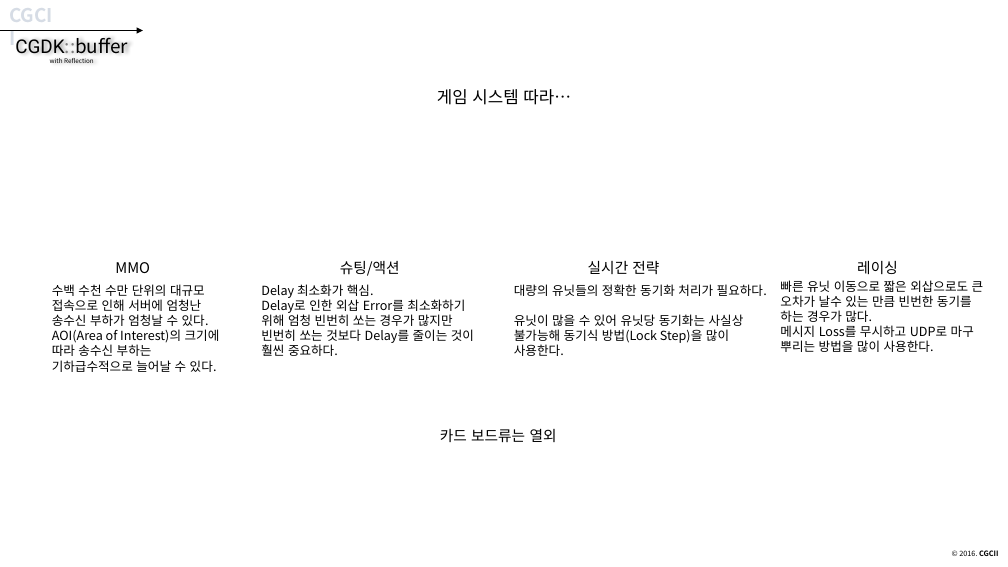
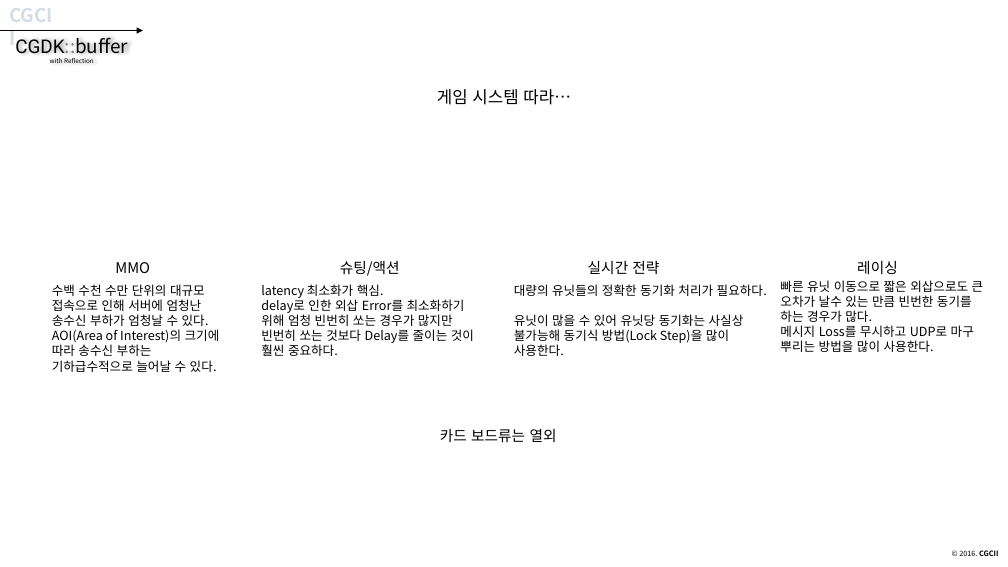
Before and after one commit to CGLabs/CGDK.buffer, a slide deck: slide 8 of C++/document/intruduce_CGDK.buffer.pptx. Drawn at 1008x567 pixels with LibreOffice and Linux fonts; fonts in the diff are those of the drawing. Boxes give left, top, right and bottom in pixels: in the first picture for what was removed or moved away, otherwise in the second. Text is boxed around its words. In the diff, an @@ line names an element or a change of style, - is before the commit and + after.

```diff
--- a/C++/document/intruduce_CGDK.buffer.pptx
+++ b/C++/document/intruduce_CGDK.buffer.pptx
@@ text at [261, 284, 465, 313]: text changed @@
-Delay 최소화가 핵심.
-Delay로 인한 외삽 Error를 최소화하기
+latency 최소화가 핵심.
+delay로 인한 외삽 Error를 최소화하기
```
Also in this commit, not shown: 1 other slide changed.
